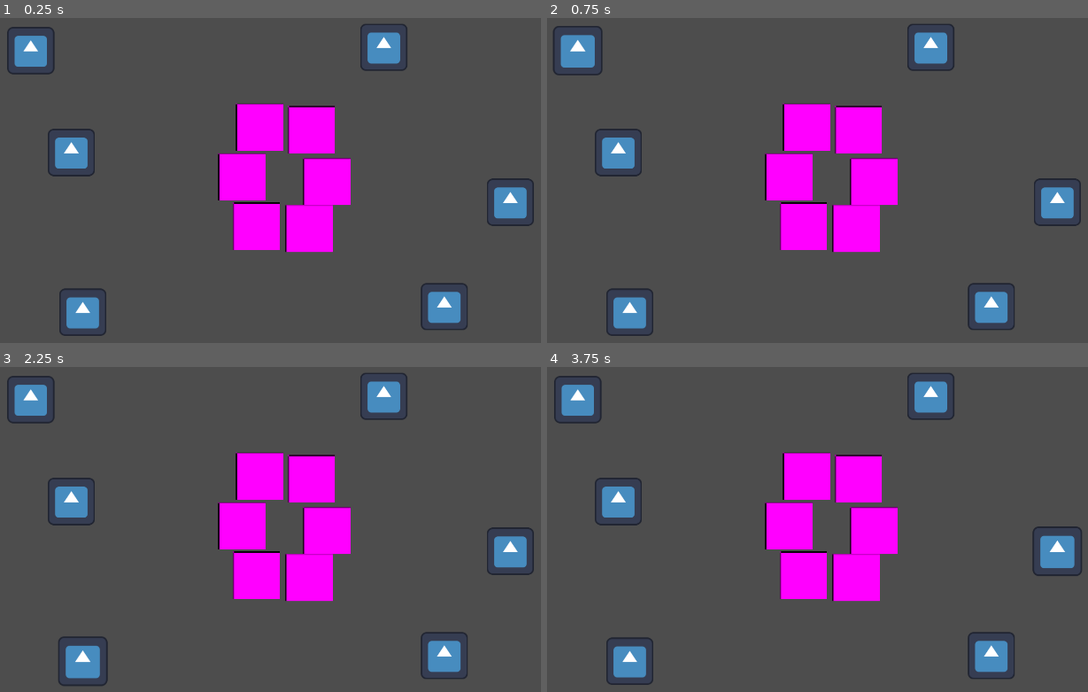
Above: before the commit, frames 1-4 (two rows, left to right).
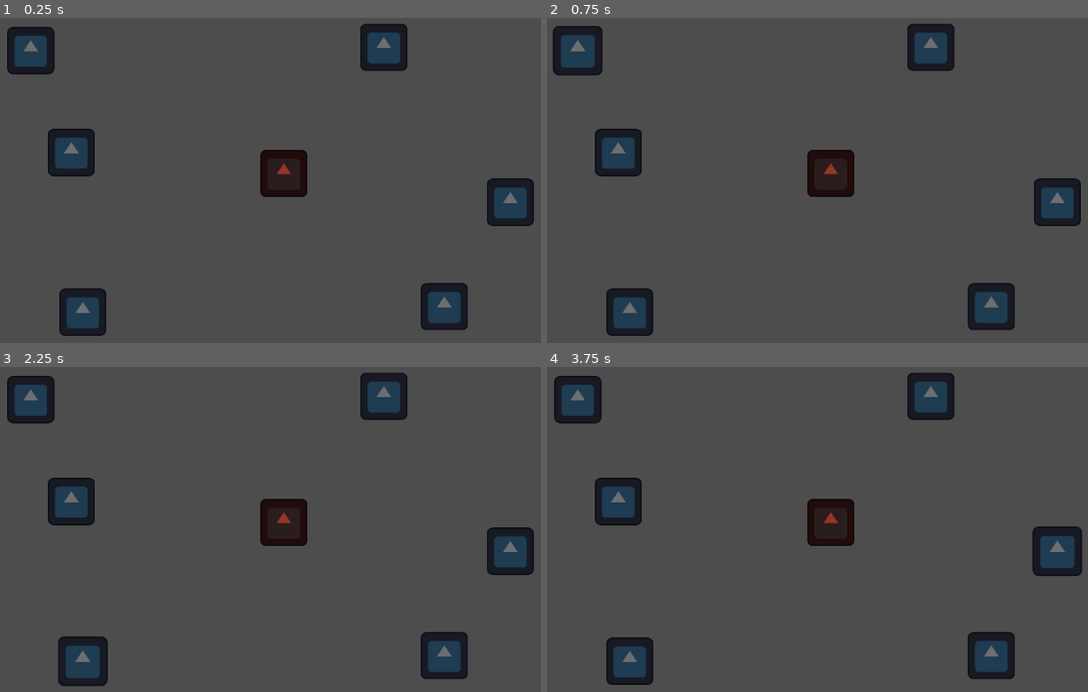
Above: after the commit, the same moments.

Repository: jadicodes/usitcc-hackathon-2025
Game: Godot game, scene res://minigames/firepit.tscn
Two runs of this game, one before a commit and one after it. Both use one fixed random seed, a clock stepped at 60 frames per second and the inputs below. This scene is started directly instead of the project's main scene. The engine's default icon, where the game draws it, is replaced by a stand-in: a white triangle on a blue panel in a dark square.
Inputs (mouse positions are in pixels of both pictures, inside the frame that each line leads up to):
- Up to frame 1 (0.25 s): no input
- Up to frame 2 (0.75 s): tap Enter at 0.5 s; move the mouse to (579, 50) at 0.52 s; press the mouse at (579, 50) at 0.53 s
- Up to frame 3 (2.25 s): tap Space at 1.25 s; move the mouse to (70, 500) at 1.27 s; release the mouse at (70, 500) at 1.28 s; click (70, 500) at 1.35 s; tap Enter at 2 s; move the mouse to (81, 662) at 2.02 s; press the mouse at (81, 662) at 2.03 s
- Up to frame 4 (3.75 s): tap Space at 2.75 s; move the mouse to (931, 396) at 2.77 s; release the mouse at (931, 396) at 2.78 s; click (931, 396) at 2.85 s; tap Enter at 3.5 s; move the mouse to (1055, 552) at 3.52 s; press the mouse at (1055, 552) at 3.53 s

The runs differ from the first frame. In frame 1, 16% of the frame differs, in the area x 1-99%, y 1-98%; in frame 2, 16%; in frame 3, 16%, in the area x 1-99%, y 1-99%; in frame 4, 16%.

Commit message:
Add color to placeholder rocks and fire

Diff:
--- a/project/minigames/firepit.gd
+++ /dev/null
@@ -1,5 +0,0 @@
-extends Node2D
-
-
-func _on_area_2d_body_entered(body):
-	pass # Replace with function body.
--- a/project/minigames/firepit.tscn
+++ b/project/minigames/firepit.tscn
@@ -1,27 +1,28 @@
-[gd_scene load_steps=3 format=3 uid="uid://cg1g8w1n1byoh"]
+[gd_scene load_steps=4 format=3 uid="uid://cg1g8w1n1byoh"]
 
 [ext_resource type="PackedScene" uid="uid://7bvaemtb45ws" path="res://minigames/rock.tscn" id="2_4j7oc"]
 [ext_resource type="PackedScene" uid="uid://bpqcqkl356duq" path="res://minigames/stone_spot.tscn" id="2_15neo"]
+[ext_resource type="Texture2D" uid="uid://djj6nn8jt0sdp" path="res://icon.svg" id="3_15neo"]
 
 [node name="Firepit" type="Node2D"]
 
 [node name="StoneSpot" parent="." instance=ExtResource("2_15neo")]
-position = Vector2(857, 390)
+position = Vector2(807, 362)
 
 [node name="StoneSpot2" parent="." instance=ExtResource("2_15neo")]
-position = Vector2(809, 524)
+position = Vector2(759, 524)
 
 [node name="StoneSpot3" parent="." instance=ExtResource("2_15neo")]
-position = Vector2(849, 658)
+position = Vector2(836, 689)
 
 [node name="StoneSpot4" parent="." instance=ExtResource("2_15neo")]
-position = Vector2(991, 664)
+position = Vector2(1016, 683)
 
 [node name="StoneSpot5" parent="." instance=ExtResource("2_15neo")]
-position = Vector2(1039, 537)
+position = Vector2(1077, 528)
 
 [node name="StoneSpot6" parent="." instance=ExtResource("2_15neo")]
-position = Vector2(998, 396)
+position = Vector2(1014, 365)
 
 [node name="Rock" parent="." instance=ExtResource("2_4j7oc")]
 position = Vector2(237, 182)
@@ -40,3 +41,8 @@
 
 [node name="Rock6" parent="." instance=ExtResource("2_4j7oc")]
 position = Vector2(1358, 876)
+
+[node name="Fire" type="Sprite2D" parent="."]
+modulate = Color(0.590597, 0.204758, 0.153732, 1)
+position = Vector2(923, 515)
+texture = ExtResource("3_15neo")
--- a/project/minigames/rock.gd
+++ b/project/minigames/rock.gd
@@ -38,6 +38,7 @@
 		is_inside_dropable = true
 		body_ref = body
 
+
 func _on_area_2d_body_exited(body):
 	if body.is_in_group("dropable"):
 		is_inside_dropable = false
--- a/project/minigames/rock.tscn
+++ b/project/minigames/rock.tscn
@@ -10,6 +10,7 @@
 script = ExtResource("1_pb1se")
 
 [node name="Sprite2D" type="Sprite2D" parent="."]
+modulate = Color(0.43134, 0.43134, 0.43134, 1)
 texture = ExtResource("2_mbsms")
 
 [node name="Area2D" type="Area2D" parent="."]
--- a/project/minigames/stone_spot.tscn
+++ b/project/minigames/stone_spot.tscn
@@ -9,6 +9,7 @@
 size = Vector2(128, 128)
 
 [node name="StoneSpot" type="StaticBody2D" groups=["dropable"]]
+visible = false
 script = ExtResource("1_yqfmk")
 
 [node name="CollisionShape2D" type="CollisionShape2D" parent="."]
Not shown, removed: project/minigames/firepit.gd.uid
